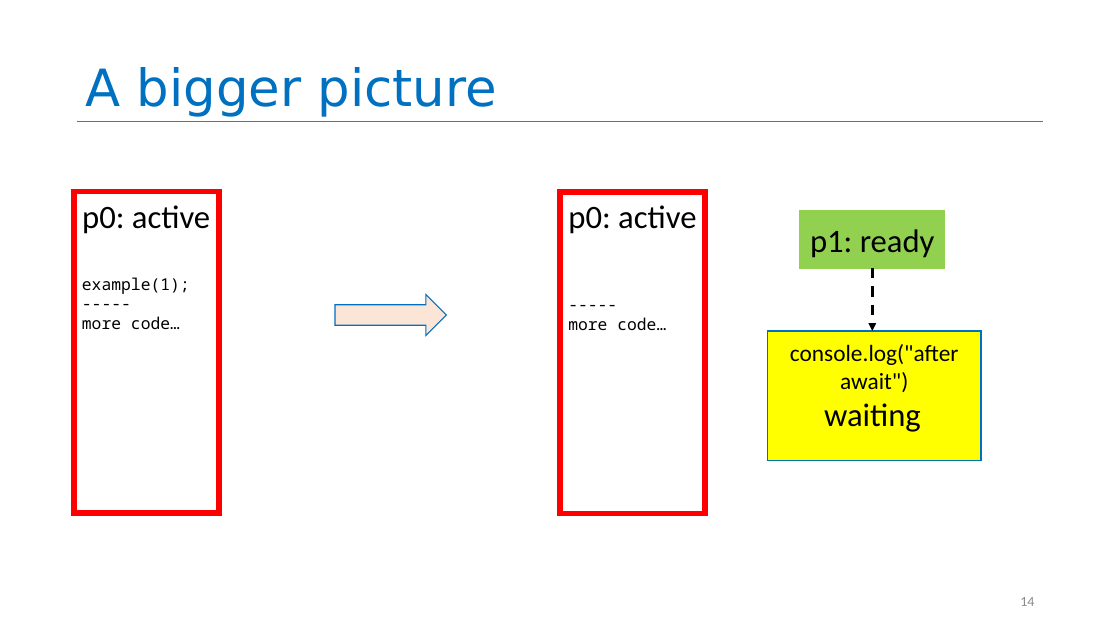
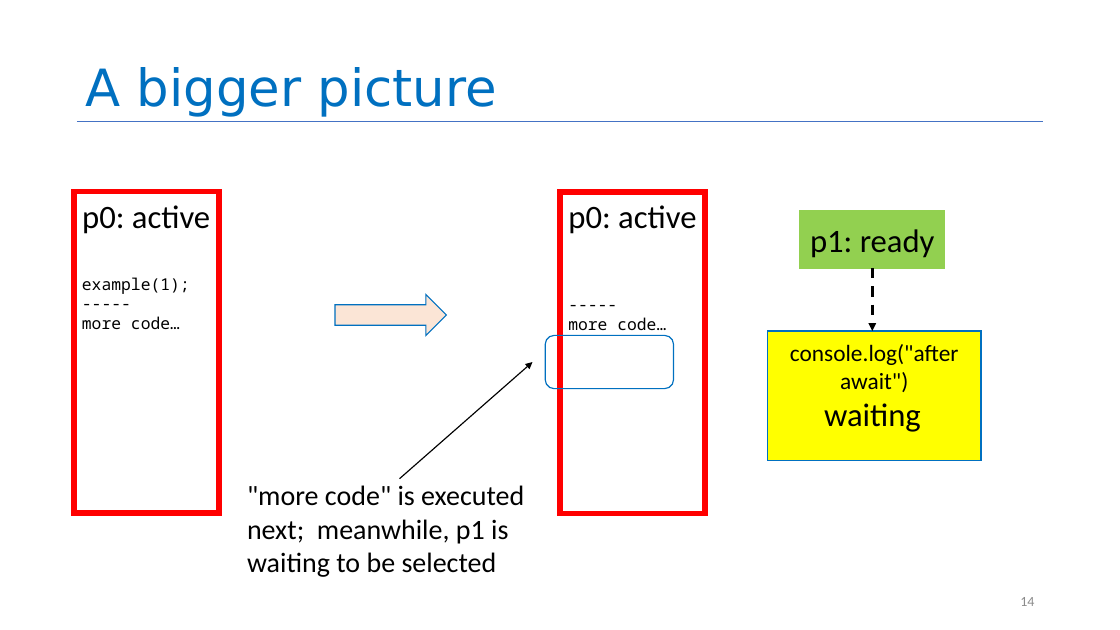
Before and after one commit to neu-se/CS4530-Fall-2024, a slide deck: slide 14 of Slides/Module 06 Concurrency Patterns in Typescript.pptx. Drawn at 1120x630 pixels with LibreOffice and Linux fonts; fonts in the diff are those of the drawing. Boxes give left, top, right and bottom in pixels: in the first picture for what was removed or moved away, otherwise in the second. Text is boxed around its words. In the diff, an @@ line names an element or a change of style, - is before the commit and + after.

```diff
--- a/Slides/Module 06 Concurrency Patterns in Typescript.pptx
+++ b/Slides/Module 06 Concurrency Patterns in Typescript.pptx
@@ rounded rectangle added at <box>545,335,674,388</box>, outline #0070C0 1 pt @@
@@ arrow added from (400, 479) to (533, 362), #000000 1 pt @@
@@ text added at <box>247,485,524,577</box>, 24 pt, text #000000 @@
+"more code" is executed next; meanwhile, p1 is waiting to be selected
```
Also in this commit, not shown: 4 other slides changed, 2 other files.
